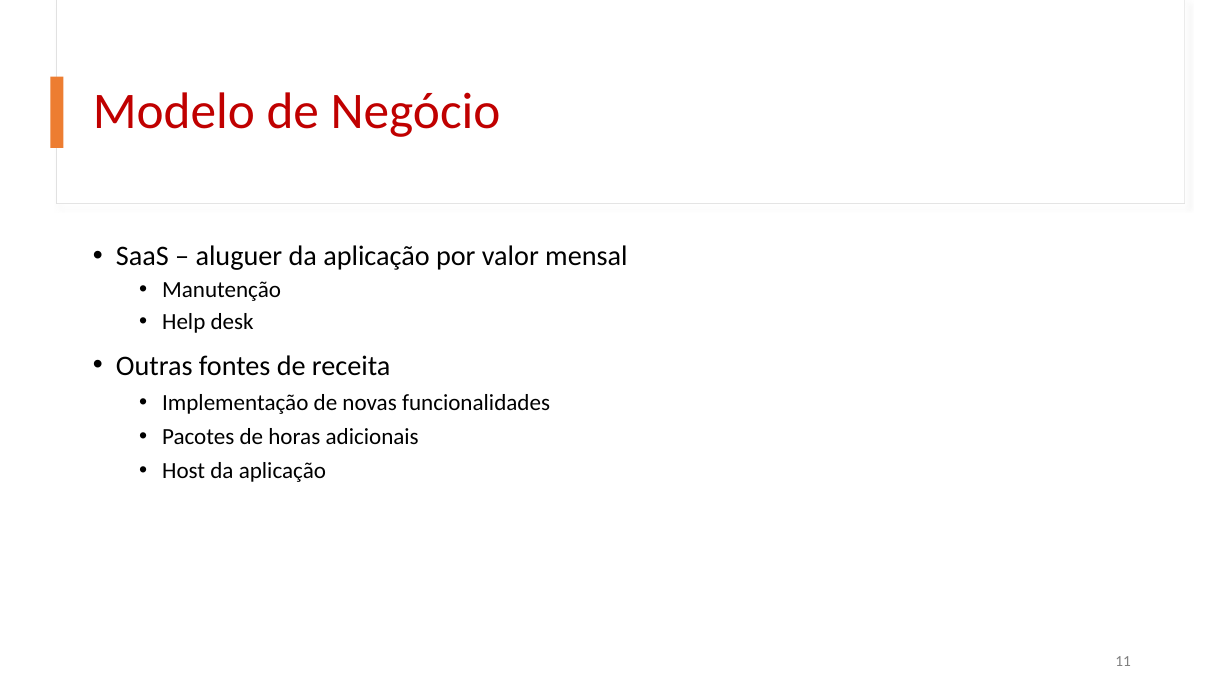
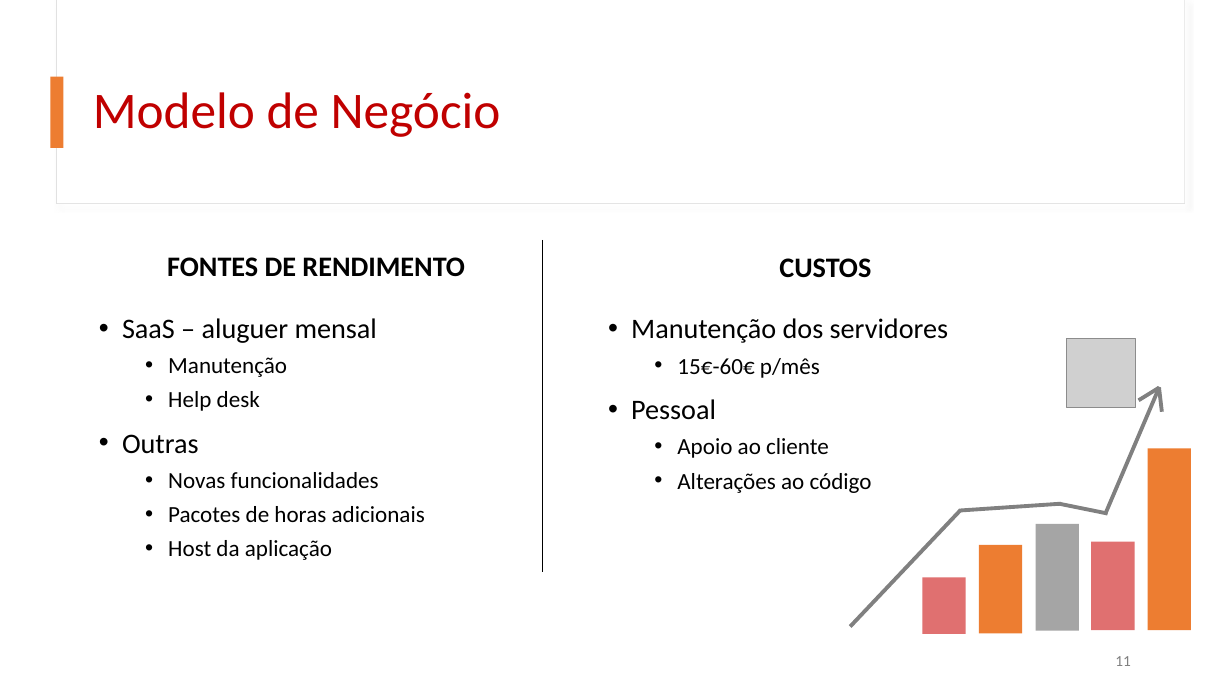
Before and after one commit to fliper6/USF-Portal_Utente, a slide deck: slide 11 of _apresentações/modelo_negocio.pptx. Drawn at 1232x693 pixels with LibreOffice and Linux fonts; fonts in the diff are those of the drawing; grey boxes stand for pictures. Boxes give left, top, right and bottom in pixels: in the first picture for what was removed or moved away, otherwise in the second. Text is boxed around its words. In the diff, an @@ line names an element or a change of style, - is before the commit and + after.

```diff
--- a/_apresentações/modelo_negocio.pptx
+++ b/_apresentações/modelo_negocio.pptx
@@ text "FONTES DE RENDIMENTO": place and size @@
-text "FONTES DE RENDIMENTO" at <box>116,245,627,482</box>
+text "FONTES DE RENDIMENTO" at <box>122,257,465,560</box>
@@ text at <box>122,257,465,343</box>: text changed; bold on @@
-• SaaS – aluguer da aplicação por valor mensal
+FONTES DE RENDIMENTO
+• SaaS – aluguer mensal
@@ line added from (543, 240) to (543, 572), #000000 0.5 pt @@
@@ text added at <box>631,258,948,493</box>, 18 pt, text #000000 @@
+CUSTOS
+• Manutenção dos servidores
+  • 15€-60€ p/mês
+• Pessoal
+  • Apoio ao cliente
+  • Alterações ao código
@@ text at <box>168,357,287,411</box>: line spacing 0.9 to 1 @@
@@ picture added at <box>1067,339,1137,409</box> @@
@@ line added from (1105, 515) to (1160, 387), #808080 3 pt @@
@@ line added from (1139, 400) to (1159, 388), #808080 3 pt @@
@@ line added from (1159, 388) to (1162, 412), #808080 3 pt @@
@@ text at <box>122,434,379,488</box>: text changed @@
-• Outras fontes de receita
-  • Implementação de novas funcionalidades
+• Outras
+  • Novas funcionalidades
@@ rectangle added at <box>1148,448,1191,630</box>, fill #ED7D31 @@
@@ line added from (959, 511) to (1061, 504), #808080 3 pt @@
@@ line added from (1060, 504) to (1108, 514), #808080 3 pt @@
@@ line added from (850, 627) to (960, 510), #808080 3 pt @@
@@ rectangle added at <box>1036,524,1080,631</box>, fill #A5A5A5 @@
@@ rectangle added at <box>979,545,1022,634</box>, fill #ED7D31 @@
@@ rectangle added at <box>1092,542,1135,630</box>, fill #E07070 @@
@@ rectangle added at <box>922,578,966,634</box>, fill #E07070 @@
```
Also in this commit, not shown: 1 other slide changed, 7 other files.
